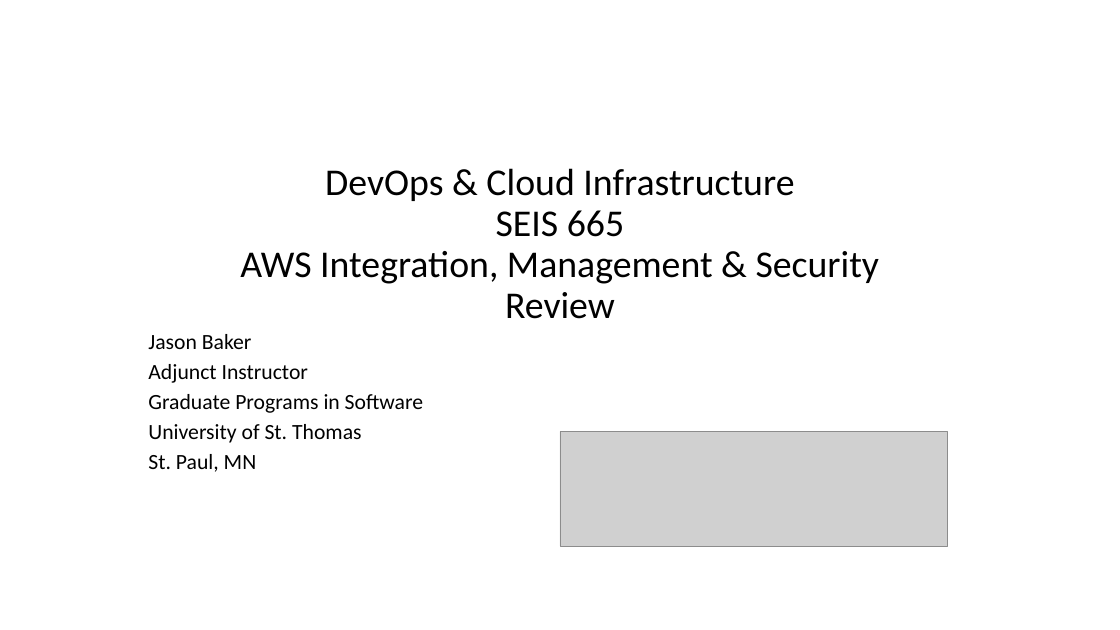
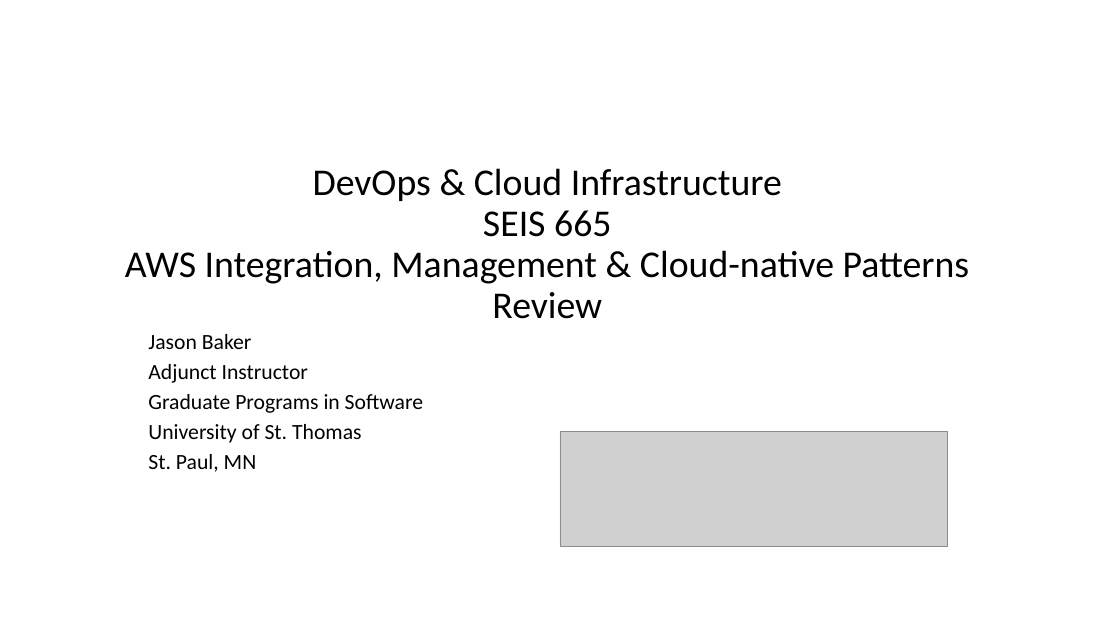
Before and after one commit to jasondbaker/infrastructure-class, a slide deck: slide 1 of review/lecture-review-week-5.pptx. Drawn at 1120x630 pixels with LibreOffice and Linux fonts; fonts in the diff are those of the drawing; grey boxes stand for pictures. Boxes give left, top, right and bottom in pixels: in the first picture for what was removed or moved away, otherwise in the second. Text is boxed around its words. In the diff, an @@ line names an element or a change of style, - is before the commit and + after.

```diff
--- a/review/lecture-review-week-5.pptx
+++ b/review/lecture-review-week-5.pptx
@@ title at [125, 168, 970, 319]: text changed @@
-DevOps & Cloud Infrastructure
-SEIS 665
-AWS Integration, Management & Security
-Review
+DevOps & Cloud Infrastructure
+SEIS 665
+AWS Integration, Management & Cloud-native Patterns
+Review
```
Also in this commit, not shown: 2 other slides changed, 4 other files.
